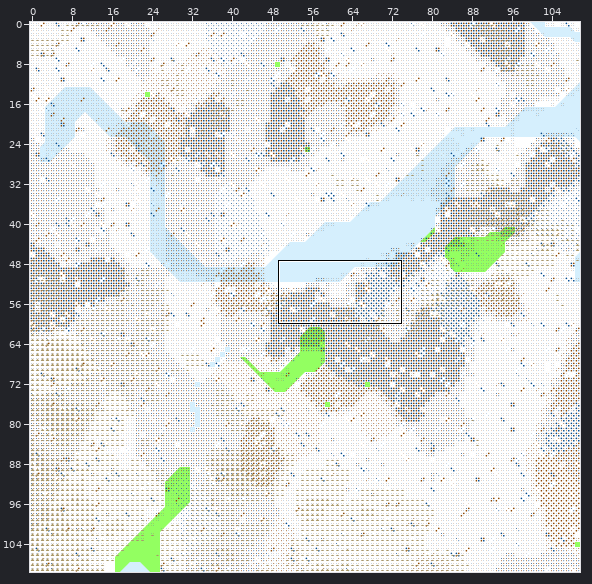
Level history. Tiled map: Maps/boston.tmx. The first picture is a wide view before the edit; the outline marks the close-up.
Close-up. As it was:
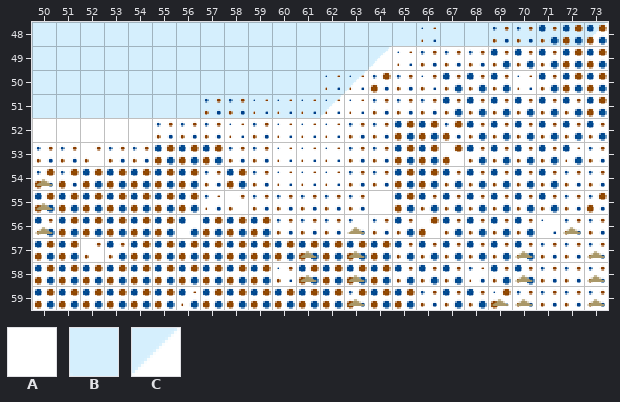
Cells are 16x16 px. Shown: x 50..73, y 48..59. The commit also changed other parts of the map, which this record leaves out.
Key: from "Landform": A 0, B 1, C 4.
_ is an empty cell.
Layers that did not change in this view are not listed.
Layer "Land" before, first column x 50:
48 BBBBBBBBBBBBBBBBBBBBBBBC
49 BBBBBBBBBBBBBBCAAAAAAAAA
50 BBBBBBBBBBBBBCAAAAAAAAAA
51 BBBBBBBBBBBBCAAAAAAAAAAA
52 AAAAAAAAAAAAAAAAAAAAAAAA
53 AAAAAAAAAAAAAAAAAAAAAAAA
54 AAAAAAAAAAAAAAAAAAAAAAAA
55 AAAAAAAAAAAAAAAAAAAAAAAA
56 AAAAAAAAAAAAAAAAAAAAAAAA
57 AAAAAAAAAAAAAAAAAAAAAAAA
58 AAAAAAAAAAAAAAAAAAAAAAAA
59 AAAAAAAAAAAAAAAAAAAAAAAA
Now the later version:
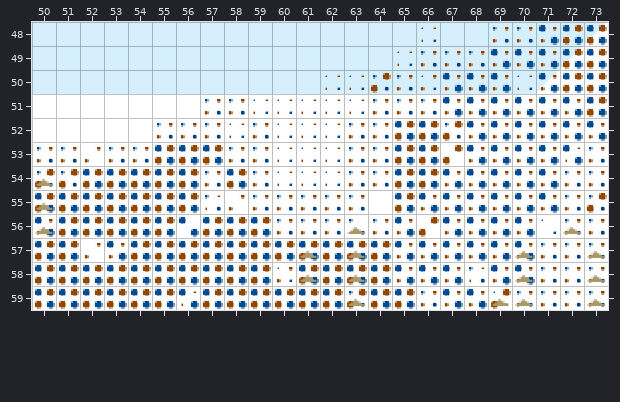
Difference:
Layer "Land":
Tile B becomes tile A in row 51 at x 50 to 61.
Tile C becomes tile A in row 51 at x 62.
Tile A becomes tile B in row 49 at x 65 to 71; in row 50 at x 64 to 70.
Tile C becomes tile B in row 49 at x 64; in row 50 at x 63.
Tile A becomes tile C in row 49 at x 72; in row 50 at x 71.
